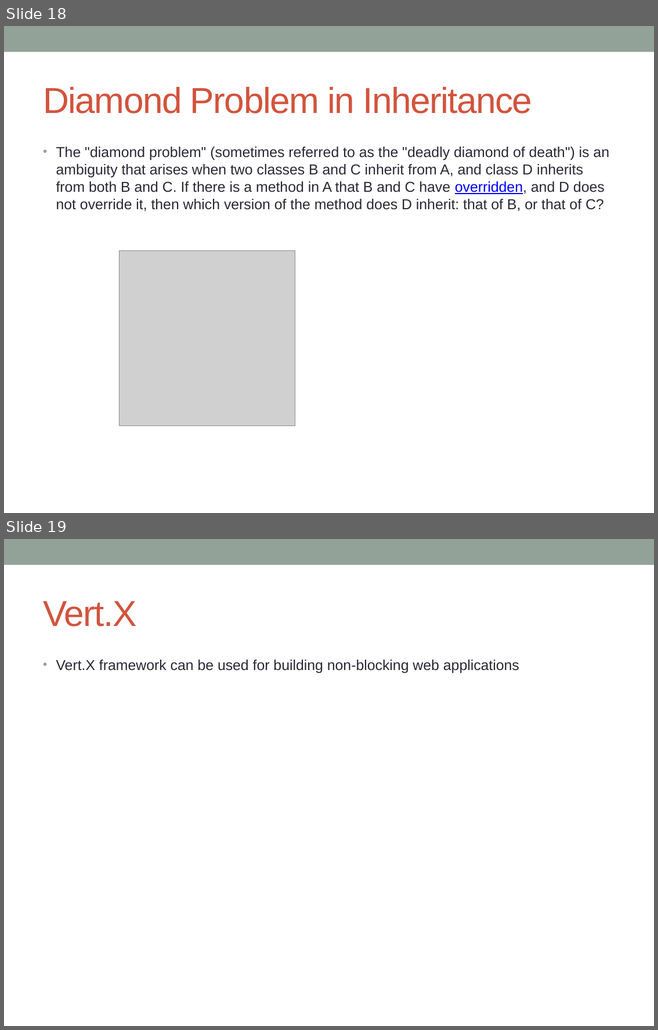
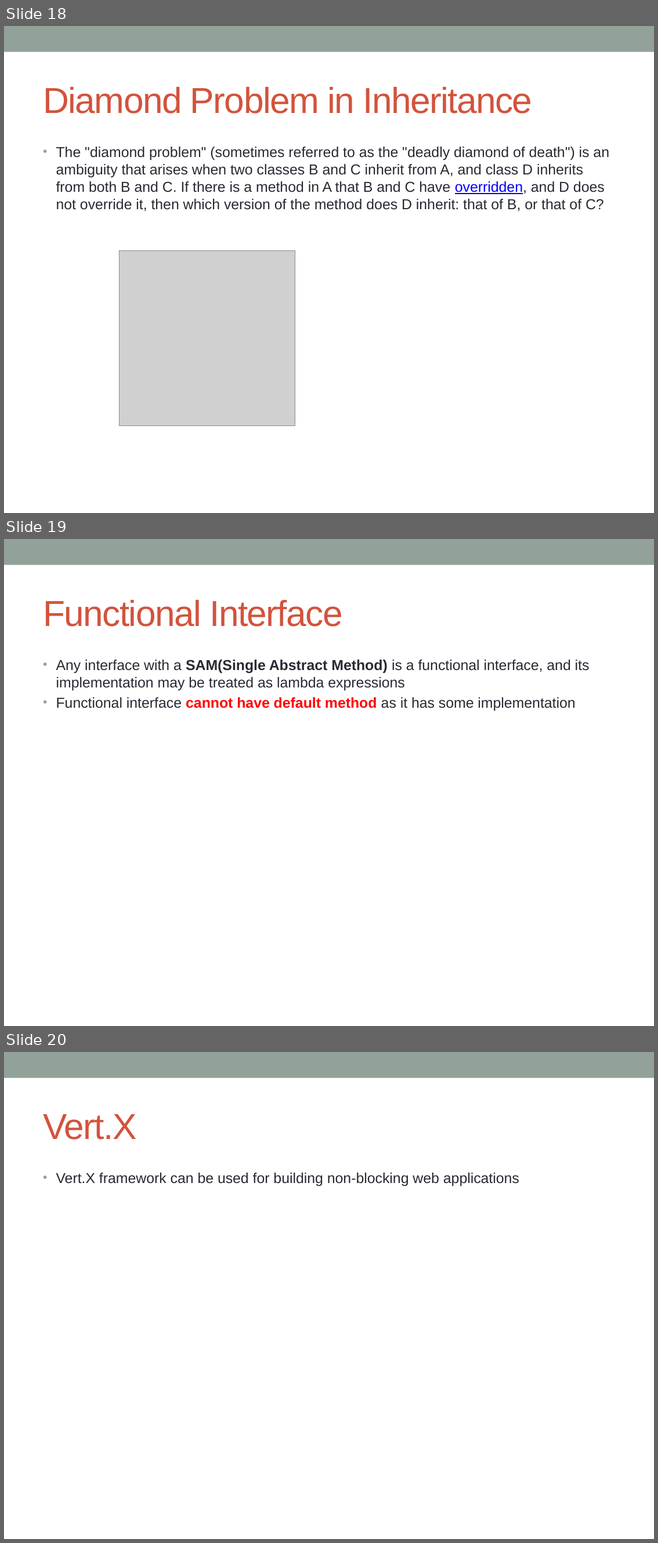
Before and after one commit to notionquest/ProjectDocumentation, a slide deck: Java8.pptx. Shown one above the other, each under a label of ours: slides 18 and 19 before the commit, slides 18, 19 and 20 after it. The pictures are 658x1030 and 658x1543 pixels, drawn with LibreOffice and Linux fonts; fonts in the diff are those of the drawing; grey boxes stand for pictures. Boxes give left, top, right and bottom in pixels: in the first picture for what was removed or moved away, otherwise in the second. Text is boxed around its words. In the diff, an @@ line names an element or a change of style, - is before the commit and + after.

Commit message:
Functional Interface SAM rule

```diff
--- a/Java8.pptx
+++ b/Java8.pptx
@@ slide 19 added at (4,539,654,1026), background #FFFFFF; not listed: 1 template element that a slide beside it also shows @@
@@ title added at (43,600,343,627), 40 pt, text #D2533C @@
+Functional Interface
@@ text added at (56,660,589,711), 16 pt, text #292934 @@
+• Any interface with a SAM(Single Abstract Method) is a functional interface, and its implementation may be treated as lambda expressions
+• Functional interface cannot have default method as it has some implementation
@@ what was slide 19 is now slide 20 @@
```
